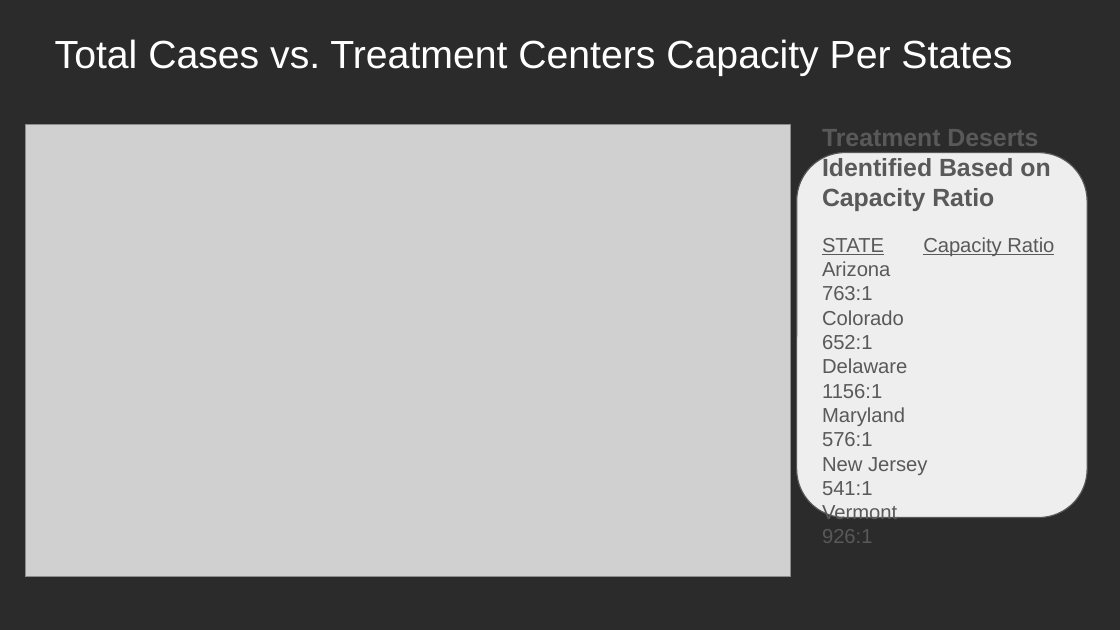
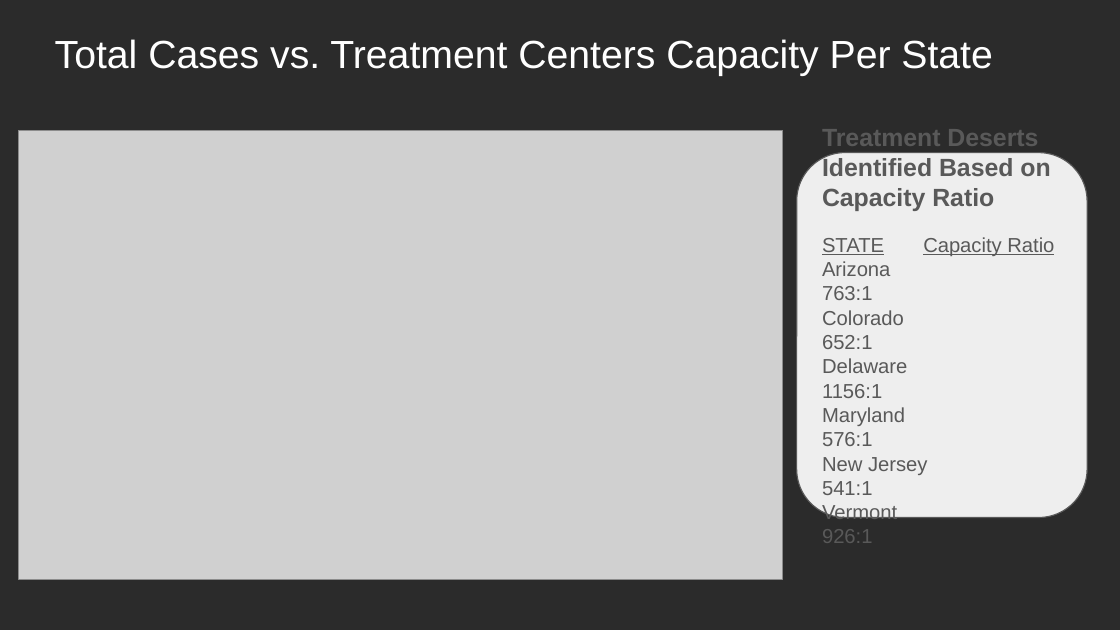
Before and after one commit to JimmyCII/Project_1_DataClass, a slide deck: slide 5 of Project1_team3.pptx. Drawn at 1120x630 pixels with LibreOffice and Linux fonts; fonts in the diff are those of the drawing; grey boxes stand for pictures; background and template pictures are left out; a plain dark background stands for a picture behind light text. Boxes give left, top, right and bottom in pixels: in the first picture for what was removed or moved away, otherwise in the second. Text is boxed around its words. In the diff, an @@ line names an element or a change of style, - is before the commit and + after.

```diff
--- a/Project1_team3.pptx
+++ b/Project1_team3.pptx
@@ title at (55,39,992,76): text changed @@
-Total Cases vs. Treatment Centers Capacity Per States
+Total Cases vs. Treatment Centers Capacity Per State
@@ picture: place and size @@
-picture at (25,124,790,577)
+picture at (19,130,783,579)
```
Also in this commit, not shown: 1 other slide changed, 1 slide added, 4 other files.
